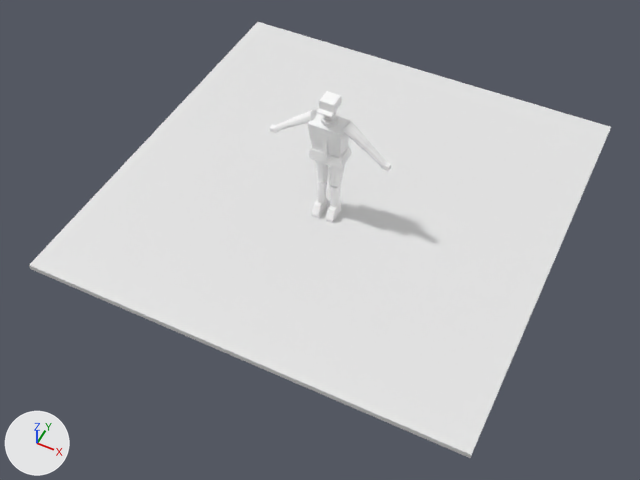
The Blender file ArtSource/Pedestrians/Blender/LastRouteFerryman3D.blend, before and after one commit.
Before and after are seen from a 50 mm camera at (3.33, -6.9, 7.98) aimed at (0.15, -0.56, 0.05). Lighting does not change. The marker at lower left points along +X, +Y and +Z. The first picture is the older version.

The first picture shows 'CLO_CoatChest', 'PreviewGround' and 21 more.
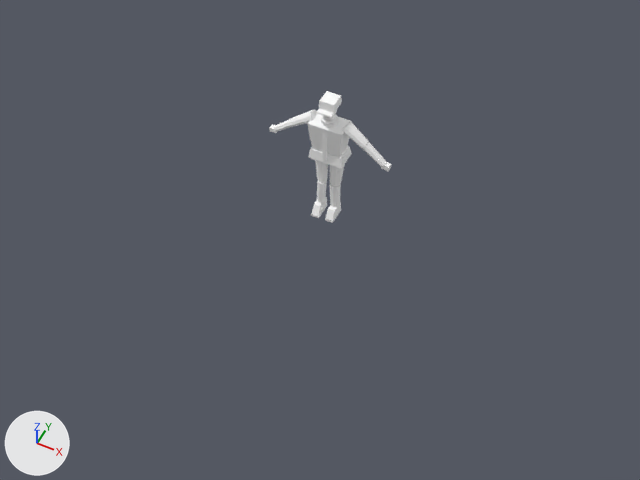
Where the change shows, as pixel boxes (x1, y1, x2, y2) in the pictures (640 x 480 px):
'PreviewGround', deleted: before (29, 22, 611, 458)

Diff of the bpy script that builds the scene:
```diff
--- a/ArtSource/Pedestrians/Blender/LastRouteFerryman3D.blend.py
+++ b/ArtSource/Pedestrians/Blender/LastRouteFerryman3D.blend.py
@@ ob_previewground @@
-ob_previewground = bpy.data.objects.new('PreviewGround', me_previewground_mesh)
-ob_previewground.location = (0.0, 0.0, 0.0)
```
